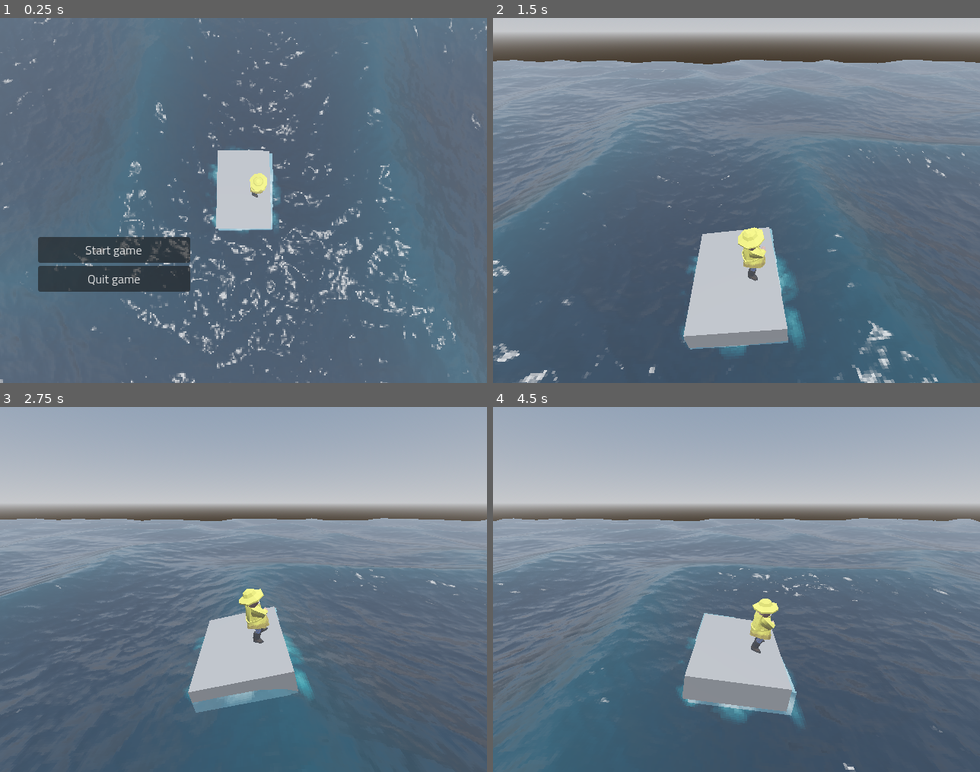
Above: before the commit, frames 1-4 (two rows, left to right).
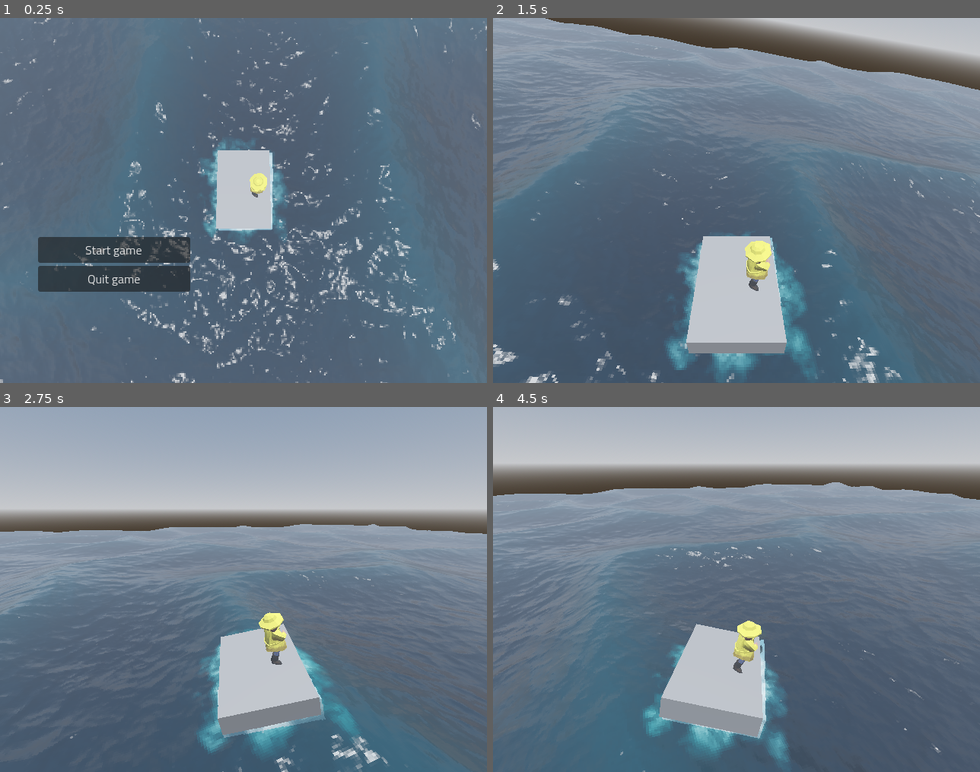
Above: after the commit, the same moments.

Repository: qkas/FGJ2025
Game: Godot game, scene res://scenes/main.tscn
The game is run twice, just before and just after one commit, with the same random seed, the same clock (stepped at 60 frames per second) and the same inputs.
Inputs:
- Up to frame 1 (0.25 s): no input
- Up to frame 2 (1.5 s): click "Start game" at 0.5 s; hold D (right) from 1.28 s (still down)
- Up to frame 3 (2.75 s): release D (right) at 2.03 s; hold S (down) from 2.03 s (still down)
- Up to frame 4 (4.5 s): release S (down) at 2.78 s; hold D (right) 2.78-3.53 s; hold W (up) 3.53-4.28 s; hold A (left) from 4.28 s (still down)

The runs differ from the first frame. In frame 1, 0.6% of the frame differs, in the area x 41-89%, y 33-81%; in frame 2, 19%; in frame 3, 17%; in frame 4, 30%, in the area x 0-100%, y 8-100%.

Commit message:
Added boat controller

Diff:
--- a/entities/boat/boat.gd
+++ b/entities/boat/boat.gd
@@ -15,6 +15,17 @@
 @onready var camera_holder: Node3D = $CameraHolder
 @onready var animation_player: AnimationPlayer = $CameraHolder/AnimationPlayer
 
+@onready var foam_camera: Node3D = $"../FoamViewport/Base"
+
+const ACCELERATION: float = 6.0
+const MAX_SPEED: float = 10.0
+const TURN_SPEED: float = 5.0
+const MAX_TORQUE: float = 6.0
+const WATER_DRAG: float = 0.99
+
+var forward_input: float = 0.0
+var turn_input: float = 0.0
+
 var is_input_enabled: bool = false
 
 func _ready():
@@ -23,9 +34,34 @@
 	if water_manager:
 		initialized = true
 
-func animate_camera() -> void:
-	animation_player.play('initialize')
-	is_input_enabled = true
+func _integrate_forces(state: PhysicsDirectBodyState3D) -> void:
+	if not is_input_enabled:
+		return
+
+	var forward_dir = -transform.basis.z.normalized()
+	forward_dir.y = 0
+	forward_dir = forward_dir.normalized()
+
+	# apply forward/backward movement
+	forward_input = Input.get_action_strength("up") - Input.get_action_strength("down")
+	if forward_input != 0:
+		var force = forward_input * forward_dir * ACCELERATION
+		state.apply_central_force(force * 10)
+
+	# apply turning (local torque)
+	turn_input = Input.get_action_strength("right") - Input.get_action_strength("left")
+	if turn_input != 0:
+		var torque = -turn_input * TURN_SPEED
+		# limit torque with MAX_TORQUE
+		state.apply_torque_impulse(Vector3.UP * torque * 0.1)
+
+	# apply water drag
+	linear_velocity *= WATER_DRAG
+	if linear_velocity.length() > MAX_SPEED:
+		linear_velocity = linear_velocity.normalized() * MAX_SPEED
+
+func _process(delta: float) -> void:
+	camera_holder.global_rotation.z = 0
 
 func _physics_process(_delta):
 	if !initialized:
@@ -66,3 +102,8 @@
 	var r_y = min(abs(rotation.y), min_max_rotation.y) * sign(rotation.y)
 	var r_z = min(abs(rotation.z), min_max_rotation.z) * sign(rotation.z)
 	rotation = Vector3(r_x, r_y, r_z)
+
+func animate_camera() -> void:
+	animation_player.play('initialize')
+	camera_holder.top_level = false
+	is_input_enabled = true
--- a/entities/boat/boat.tscn
+++ b/entities/boat/boat.tscn
@@ -71,6 +71,7 @@
 size = Vector3(4, 1, 6)
 
 [sub_resource type="QuadMesh" id="QuadMesh_ujoja"]
+size = Vector2(1.2, 1.2)
 
 [sub_resource type="Gradient" id="Gradient_eljyn"]
 offsets = PackedFloat32Array(0.361386, 0.767327, 1)
@@ -106,12 +107,11 @@
 [node name="Boat" type="RigidBody3D" node_paths=PackedStringArray("points_array")]
 mass = 5.0
 can_sleep = false
-linear_damp = 4.0
 angular_damp = 4.0
 script = ExtResource("1_v7buv")
 archimedes_force = 20.0
 points_array = [NodePath("TR"), NodePath("TL"), NodePath("BL"), NodePath("BR")]
-min_max_rotation = Vector3(1, 1, 1)
+min_max_rotation = Vector3(1, 5, 1)
 
 [node name="CameraHolder" type="Node3D" parent="."]
 transform = Transform3D(1, 0, 0, 0, 0.173648, 0.984808, 0, -0.984808, 0.173648, 0, 18, 4)
